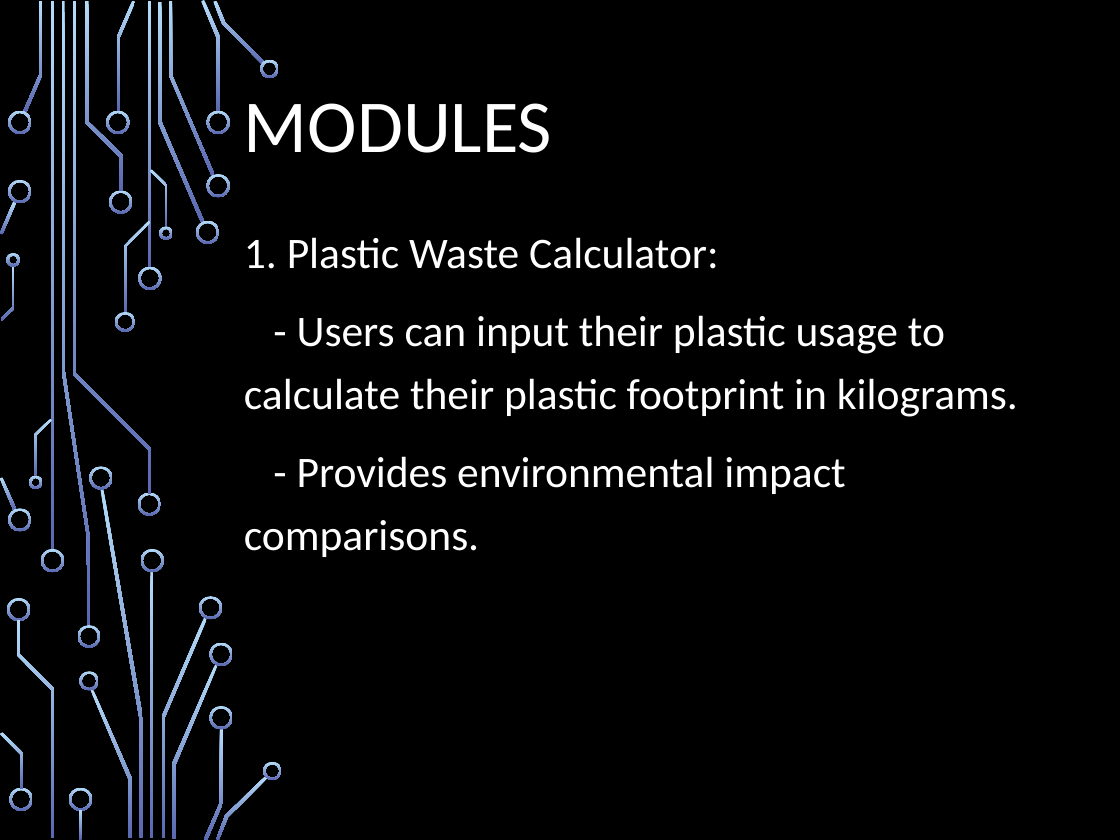
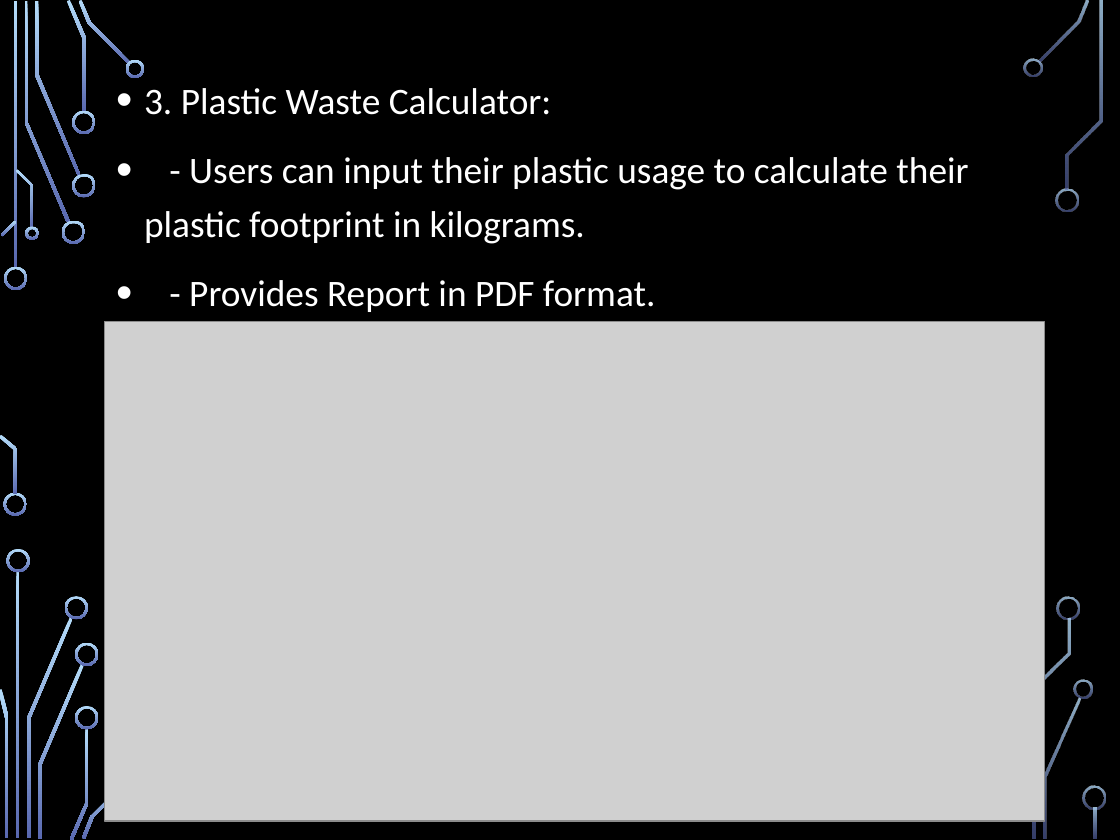
Before and after one commit to nimmyroz06/Main_project, a slide deck: slide 8 of Plastic_Waste_Calculator_Review.pptx (slide 6 before the commit). Drawn at 1120x840 pixels with LibreOffice and Linux fonts; fonts in the diff are those of the drawing; grey boxes stand for pictures; background and template pictures are left out. Boxes give left, top, right and bottom in pixels: in the first picture for what was removed or moved away, otherwise in the second. Text is boxed around its words. In the diff, an @@ line names an element or a change of style, - is before the commit and + after.

```diff
--- a/Plastic_Waste_Calculator_Review.pptx
+++ b/Plastic_Waste_Calculator_Review.pptx
@@ freeform shape: place and size @@
-freeform shape at (85, 1, 123, 192)
+freeform shape at (35, 1, 80, 176)
@@ group removed at (0, 0, 282, 840): 27 freeform shapes, 2 rectangles @@
@@ freeform shape: place and size @@
-freeform shape at (24, 1, 43, 112)
+freeform shape at (67, 0, 86, 112)
@@ 7 freeform shapes, 2 rectangles: place and size @@
-7 freeform shapes, 2 rectangles at (138, 1, 280, 840)
+7 freeform shapes, 2 rectangles at (4, 0, 146, 840)
@@ text "3. Plastic Waste Calculator:": place and size @@
-text "3. Plastic Waste Calculator:" at (244, 237, 1018, 557)
+text "3. Plastic Waste Calculator:" at (144, 88, 968, 312)
@@ text at (144, 88, 552, 115): text changed; size 28 to 24 pt @@
-1. Plastic Waste Calculator:
+• 3. Plastic Waste Calculator:
@@ freeform shape: place and size @@
-freeform shape at (106, 111, 130, 134)
+freeform shape at (72, 111, 95, 134)
@@ title removed at (244, 103, 552, 153) @@
-MODULES
@@ freeform shape: place and size @@
-freeform shape at (109, 190, 132, 214)
+freeform shape at (72, 174, 95, 197)
@@ text at (144, 157, 968, 244): size 28 to 24 pt in "- Users can input their plastic usage ..."; bullet none to • @@
@@ freeform shape: place and size @@
-freeform shape at (0, 202, 17, 235)
+freeform shape at (1, 221, 17, 236)
@@ freeform shape: place and size @@
-freeform shape at (7, 253, 20, 267)
+freeform shape at (25, 226, 38, 240)
@@ freeform shape: place and size @@
-freeform shape at (8, 180, 31, 204)
+freeform shape at (62, 221, 85, 244)
@@ text at (189, 280, 656, 312): text changed; size 28 to 24 pt @@
-- Provides environmental impact comparisons.
+• - Provides Report in PDF format.
@@ picture added at (105, 321, 1045, 821) @@
@@ freeform shape: place and size @@
-freeform shape at (35, 419, 53, 477)
+freeform shape at (0, 435, 17, 494)
@@ freeform shape: place and size @@
-freeform shape at (8, 508, 31, 532)
+freeform shape at (3, 493, 27, 516)
@@ freeform shape: place and size @@
-freeform shape at (40, 549, 64, 572)
+freeform shape at (7, 549, 30, 572)
@@ freeform shape: place and size @@
-freeform shape at (7, 598, 30, 622)
+freeform shape at (65, 596, 88, 619)
@@ freeform shape: place and size @@
-freeform shape at (17, 619, 54, 837)
+freeform shape at (27, 617, 72, 838)
@@ freeform shape: place and size @@
-freeform shape at (77, 625, 100, 647)
+freeform shape at (75, 643, 99, 666)
@@ freeform shape: place and size @@
-freeform shape at (0, 732, 24, 790)
+freeform shape at (0, 689, 8, 838)
@@ freeform shape: place and size @@
-freeform shape at (91, 689, 132, 838)
+freeform shape at (38, 664, 84, 839)
@@ freeform shape: place and size @@
-freeform shape at (80, 671, 99, 690)
+freeform shape at (75, 706, 99, 729)
@@ group added at (1023, 0, 1105, 839): 9 freeform shapes, 1 rectangle @@
```
Also in this commit, not shown: 3 other slides changed, 6 slides added, 1 slide removed, 29 other files.
